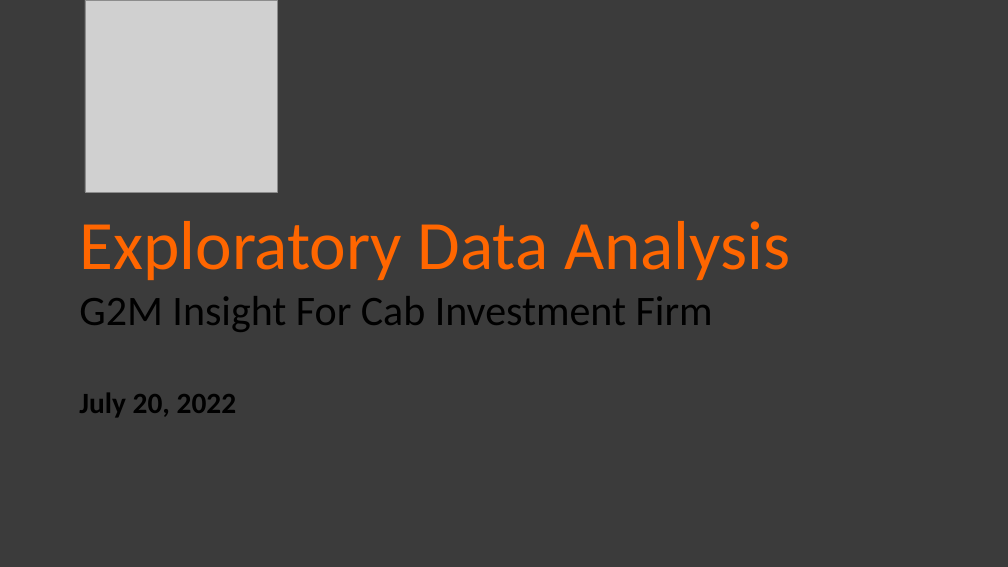
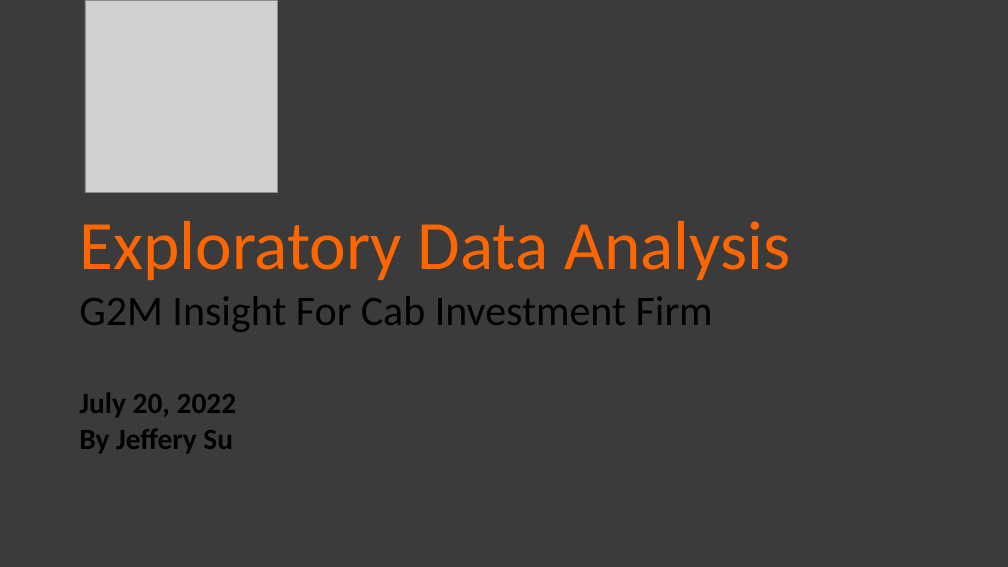
Before and after one commit to sujeffer1999/DG_DataSets, a slide deck: slide 1 of DG_Cab_Investment_firm_presentation.pptx. Drawn at 1008x567 pixels with LibreOffice and Linux fonts; fonts in the diff are those of the drawing; grey boxes stand for pictures. Boxes give left, top, right and bottom in pixels: in the first picture for what was removed or moved away, otherwise in the second. Text is boxed around its words. In the diff, an @@ line names an element or a change of style, - is before the commit and + after.

```diff
--- a/DG_Cab_Investment_firm_presentation.pptx
+++ b/DG_Cab_Investment_firm_presentation.pptx
@@ text at [79,429,233,453]: paragraph added @@
+By Jeffery Su
```
Also in this commit, not shown: 5 slides added, 1 other file.
